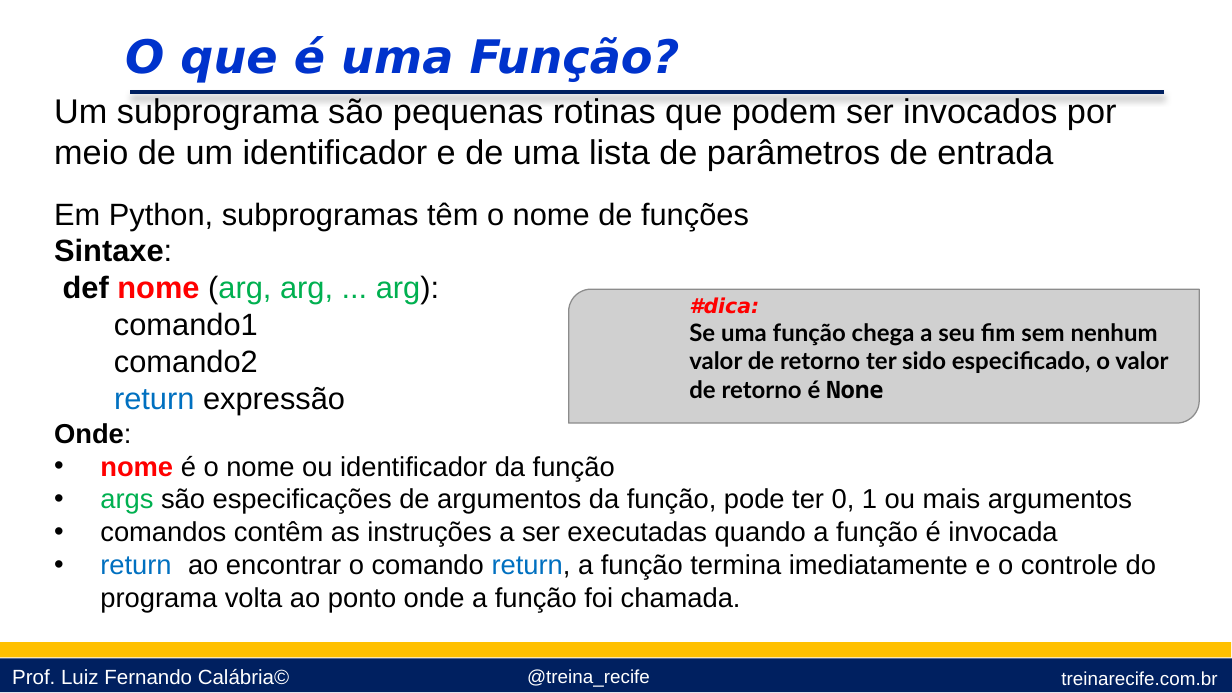
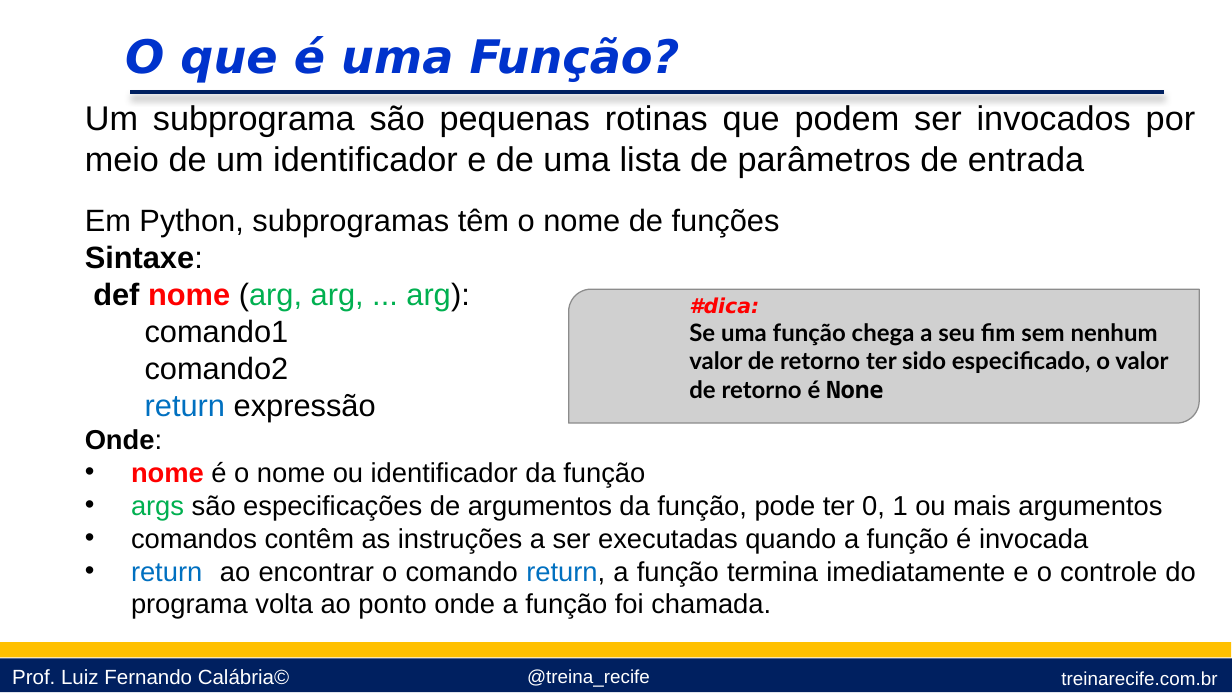
Before and after one commit to lfcalabria/pythonbasico, a slide deck: slide 2 of Apresentações/09 - Funçoes e Pacotes.pptx. Drawn at 1232x693 pixels with LibreOffice and Linux fonts; fonts in the diff are those of the drawing; grey boxes stand for pictures; background and template pictures are left out. Boxes give left, top, right and bottom in pixels: in the first picture for what was removed or moved away, otherwise in the second. Text is boxed around its words. In the diff, an @@ line names an element or a change of style, - is before the commit and + after.

```diff
--- a/Apresentações/09 - Funçoes e Pacotes.pptx
+++ b/Apresentações/09 - Funçoes e Pacotes.pptx
@@ text "Um subprograma são pequenas rotinas ...": place and size @@
-text "Um subprograma são pequenas rotinas ..." at bbox=[54, 98, 1156, 613]
+text "Um subprograma são pequenas rotinas ..." at bbox=[85, 105, 1196, 619]
@@ text "Um subprograma são pequenas rotinas ..." at bbox=[85, 105, 1196, 619]: alignment left to justified @@
```
Also in this commit, not shown: 9 other slides changed, 1 other file.
